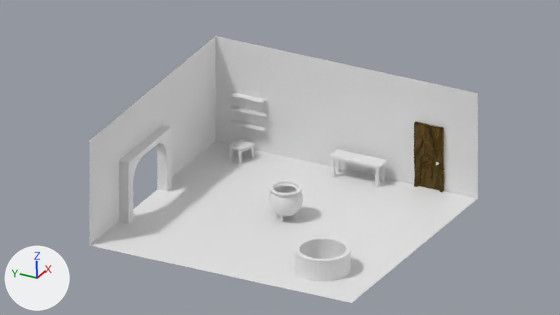
A saved change to the Blender file graphics/Levels/Level-2.blend.
Before and after are seen from the file's camera 'Camera.001'. Arrows for +X, +Y and +Z are at lower left; the lights stay in place. The older version comes first.

In view in the first picture: 'Arc-To-Room', 'Cauldron', 'Door', 'Door-Frame', 'Layout', 'Shelf', 'Shelf.001', 'Shelf.002', 'Table', 'Well' and 1 more.
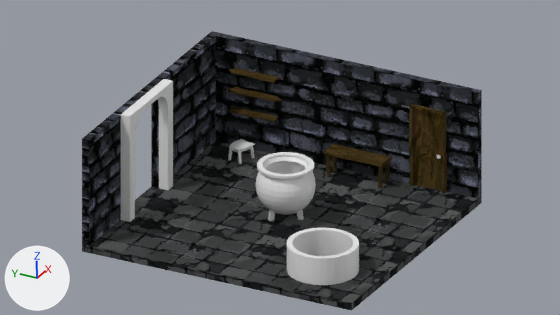
Edits to the bpy script that builds the scene:
```text
Change mat_table:
    remove mat_table.base_color = (0.8, 0.8, 0.8)  # white #e7e7e7
    mat_table.roughness: 0.4 -> 0.5
    mat_table: principled_material('table') -> diffuse_material('table')
    add mat_table.texture = img_tabl1epix_png
Add mat_brick_floor_blue:
    mat_brick_floor_blue = bpy.data.materials.new('Brick-Floor-Blue')
    # colours: black #000000, white #ffffff
    # uses the picture img_floortextblue_png
    # uses the picture img_floortextbw_png
Add mat_brick_wall_blue:
    mat_brick_wall_blue = bpy.data.materials.new('Brick-Wall-Blue')
    # colours: black #000000, white #ffffff
    # uses the picture img_wallttext1bw_png
    # uses the picture img_wallttextblue1_png
Change me_cube:
    remove me_cube.from_pydata(...)  # 14 vertices, 8 faces; spans x -3.86..5.99, y -9.53..1.0, z -0.02..4.14
    add me_cube.from_pydata(...)  # 62 vertices, 48 faces; spans x -3.86..6.29, y -9.53..1.3, z -0.32..4.14
    me_cube part 1: 2 vertices removed from x -1.18..1.57, y 1.0, z 2.27; 50 vertices added at x -3.86..6.29, y -9.53..1.3, z -0.32..4.14
    me_cube part 2: 2 faces spanning x -3.86..5.99, y -9.53..1.0, z -0.02..4.14 switch from mat_material (white #e7e7e7) to mat_brick_wall_blue
    add me_cube.materials.append(mat_brick_floor_blue)
Change me_cube_011:
    used by ob_arc_to_room; location = (2.41, -0.17, 0.98); rotation_euler = (0.0, 0.0, -1.571), in degrees (0, 0, -90); scale = (0.328, 1.65, 1.0)
    remove me_cube_011.from_pydata(...)  # 128 vertices, 126 faces; spans x -0.14..1.0, y -0.77..1.26, z -1.01..1.39
    add me_cube_011.from_pydata(...)  # 128 vertices, 126 faces; spans x -0.14..1.0, y -0.77..1.26, z -1.01..3.16
    me_cube_011 part 3: all 120 vertices in x -0.14..1.0, y -0.77..1.26, z 0.4..1.39 are moved by (0.0, 0.0, 1.77)
Change me_cube_018:
    where me_cube_018.from_pydata(...)  # 40 vertices, 38 faces; spans x -0.95..1.58, y -0.37..0.4, z -0.06..0.04
    remove me_cube_018.materials.append(mat_table_003)
    add me_cube_018.materials.append(mat_table)  # picture img_tabl1epix_png
Change me_cube_017:
    where me_cube_017.from_pydata(...)  # 32 vertices, 30 faces; spans x -0.98..1.48, y -0.3..0.33, z -0.06..0.04
    remove me_cube_017.materials.append(mat_table_002)
    add me_cube_017.materials.append(mat_table)  # picture img_tabl1epix_png
Change ob_arc_to_room:
    ob_arc_to_room.location: (2.41, -0.17, 0.98) -> (2.51, -0.17, 0.98)
Change ob_table:
    ob_table.scale: (1.0, 1.0, 1.0) -> (1.18, 1.18, 1.18)
Change ob_well:
    ob_well.scale: (1.0, 1.0, 0.799) -> (1.3, 1.3, 1.04)
Change ob_door_frame:
    ob_door_frame.location: (8.61, -8.76, 0.91) -> (8.6, -8.73, 1.17)
    ob_door_frame.scale: (1.0, 1.51, 2.01) -> (1.26, 1.9, 2.53)
Change ob_door:
    ob_door.location: (8.67, -8.75, 0.94) -> (8.68, -8.72, 1.21)
    ob_door.scale: (1.02, 1.71, 1.0) -> (1.28, 2.15, 1.26)
Change ob_cauldron:
    ob_cauldron.location: (4.09, -5.28, 0.72) -> (4.09, -5.28, 1.29)
    ob_cauldron.rotation_euler: (0.0, 0.0, -0.678) -> (0.0, 0.0, -1.403)  # degrees (0, 0, -39) -> degrees (0, 0, -80)
    ob_cauldron.scale: (0.617, 0.617, 0.617) -> (1.07, 1.07, 1.07)
```

Pixel boxes [x1, y1, x2, y2] of what changed, in the pictures (560 x 315 px):
'Layout', reshaped: before [89, 36, 478, 303]; after [82, 31, 482, 311]
'Arc-To-Room', reshaped, moved (45% taller): before [119, 125, 172, 223]; after [121, 79, 173, 222]
'Well', rescaled (28% wider, 26% taller): before [295, 237, 351, 282]; after [287, 228, 359, 285]
'Cauldron', moved, turned, rescaled: before [268, 180, 303, 222]; after [256, 152, 316, 221]
'Door', surface changed, recoloured, moved, rescaled (21% wider, 24% taller): before [417, 125, 440, 191]; after [414, 109, 442, 191]
'Table', surface changed, rescaled (17% wider, 15% taller): before [329, 149, 387, 187]; after [324, 144, 392, 188]
'Door-Frame', surface changed, recoloured, moved, rescaled (26% wider, 27% taller): before [414, 122, 444, 192]; after [409, 104, 447, 193]
'Shelf.001', surface changed: [228, 87, 281, 117] in both
'Shelf.002', surface changed: [229, 68, 280, 103] in both
'Shelf', surface changed: [230, 106, 279, 132] in both
part 1 of me_cube, built on: before [119, 36, 216, 177]; after [82, 31, 482, 311]
part 2 of me_cube, recoloured (white to black): [89, 36, 478, 246] in both
